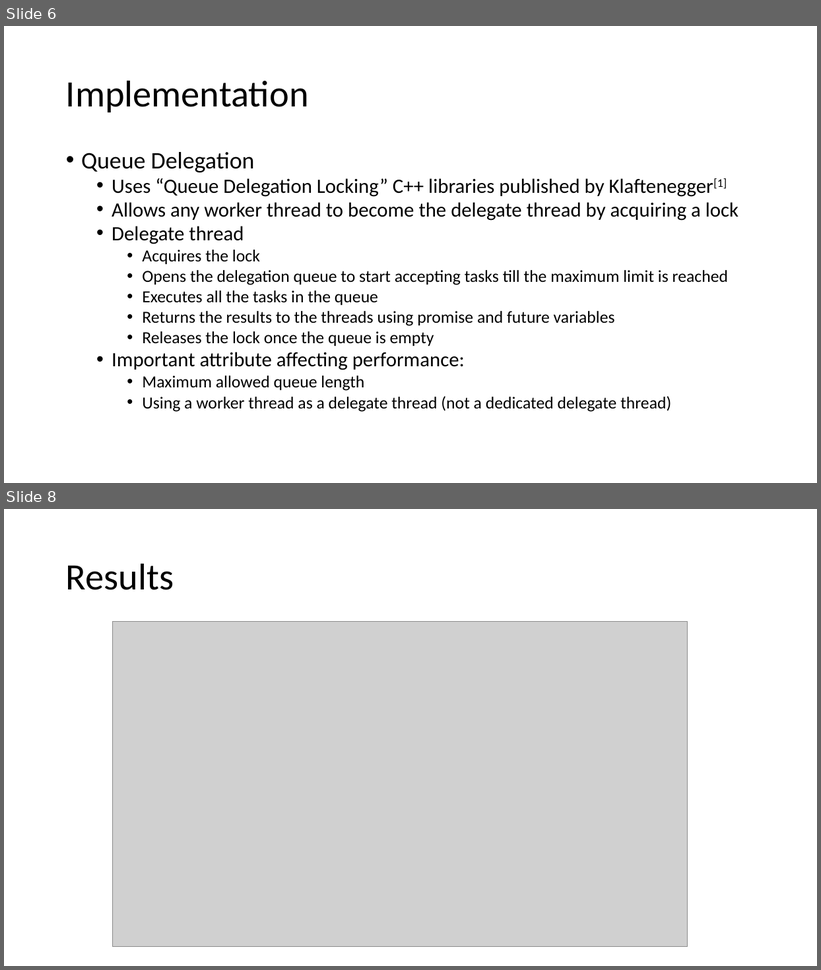
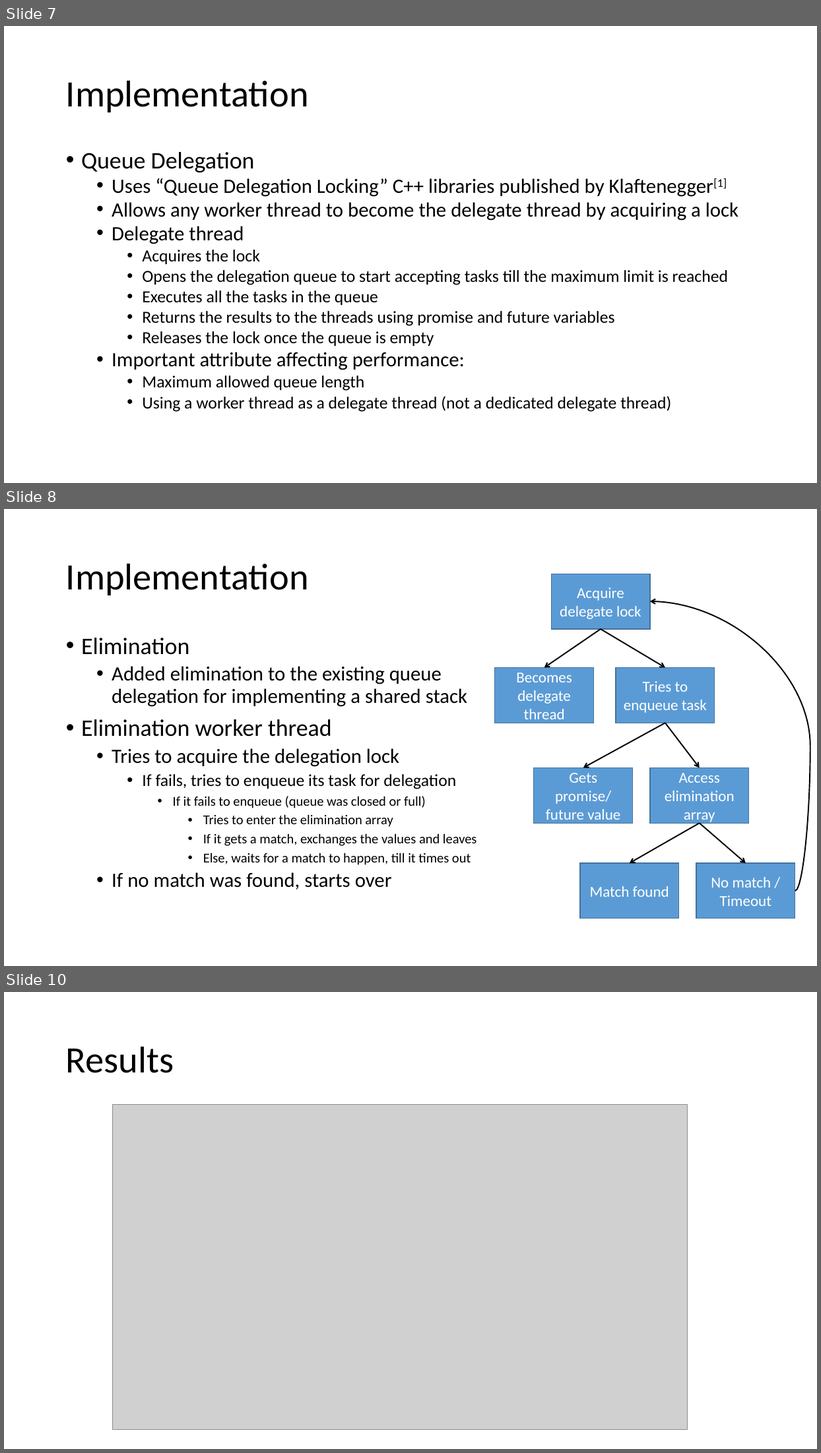
Before and after one commit to echoukse/MulticoreProject, a slide deck: report/Shared Stack Implementation and Analysis Using Queue Delegation.pptx. Shown one above the other, each under a label of ours: slides 6 and 8 before the commit, slides 7, 8 and 10 after it; the slides between them are not shown. The pictures are 821x970 and 821x1453 pixels, drawn with LibreOffice and Linux fonts; fonts in the diff are those of the drawing; grey boxes stand for pictures. Boxes give left, top, right and bottom in pixels: in the first picture for what was removed or moved away, otherwise in the second. Text is boxed around its words. In the diff, an @@ line names an element or a change of style, - is before the commit and + after.

```diff
--- a/report/Shared Stack Implementation and Analysis Using Queue Delegation.pptx
+++ b/report/Shared Stack Implementation and Analysis Using Queue Delegation.pptx
@@ slide 8 added at box(4, 509, 817, 966), background #FFFFFF @@
@@ title added at box(66, 563, 309, 595), 44 pt, text #000000 @@
+Implementation
@@ rectangle added at box(551, 574, 650, 629), fill #5B9BD5, outline #43739E 1 pt, 18 pt, text #FFFFFF @@
+Acquire delegate lock
@@ curved arrow added from (795, 891) to (650, 601), #000000 1.5 pt @@
@@ text added at box(81, 638, 477, 890), 16 pt, text #000000 @@
+• Elimination
+  • Added elimination to the existing queue delegation for implementing a shared stack
+• Elimination worker thread
+  • Tries to acquire the delegation lock
+    • If fails, tries to enqueue its task for delegation
+      • If it fails to enqueue (queue was closed or full)
+        • Tries to enter the elimination array
+        • If it gets a match, exchanges the values and leaves
+        • Else, waits for a match to happen, till it times out
+  • If no match was found, starts over
@@ arrow added from (601, 629) to (545, 667), #000000 1.5 pt @@
@@ arrow added from (601, 629) to (665, 667), #000000 1.5 pt @@
@@ rectangle added at box(495, 667, 594, 723), fill #5B9BD5, outline #43739E 1 pt, 18 pt, text #FFFFFF @@
+Becomes delegate thread
@@ rectangle added at box(616, 667, 715, 723), fill #5B9BD5, outline #43739E 1 pt, 18 pt, text #FFFFFF @@
+Tries to enqueue task
@@ arrow added from (665, 723) to (583, 768), #000000 1.5 pt @@
@@ arrow added from (665, 723) to (700, 768), #000000 1.5 pt @@
@@ rectangle added at box(534, 768, 633, 824), fill #5B9BD5, outline #43739E 1 pt, 18 pt, text #FFFFFF @@
+Gets promise/ future value
@@ rectangle added at box(650, 768, 748, 824), fill #5B9BD5, outline #43739E 1 pt, 18 pt, text #FFFFFF @@
+Access elimination array
@@ arrow added from (700, 823) to (630, 863), #000000 1.5 pt @@
@@ arrow added from (700, 823) to (746, 863), #000000 1.5 pt @@
@@ rectangle added at box(580, 863, 679, 919), fill #5B9BD5, outline #43739E 1 pt, 18 pt, text #FFFFFF @@
+Match found
@@ rectangle added at box(696, 863, 795, 919), fill #5B9BD5, outline #43739E 1 pt, 18 pt, text #FFFFFF @@
+No match / Timeout
@@ what was slide 6 is now slide 7 @@
@@ what was slide 8 is now slide 10 @@
```
Also in this commit, not shown: 4 slides changed, 1 other slide added.
